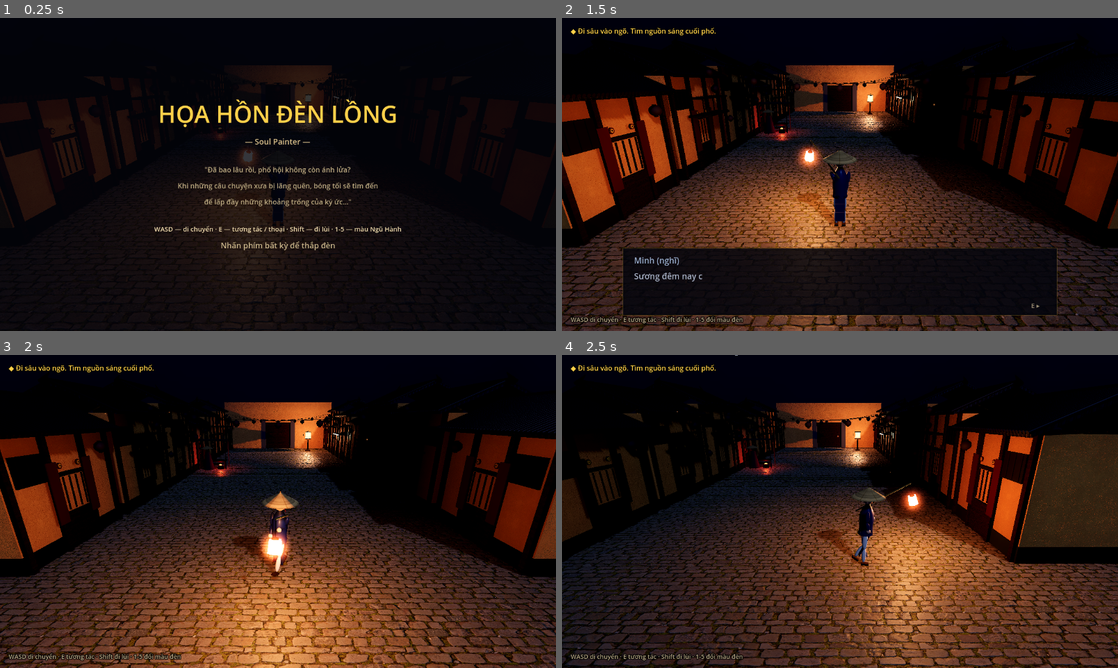
Above: before the commit, frames 1-4 (two rows, left to right).
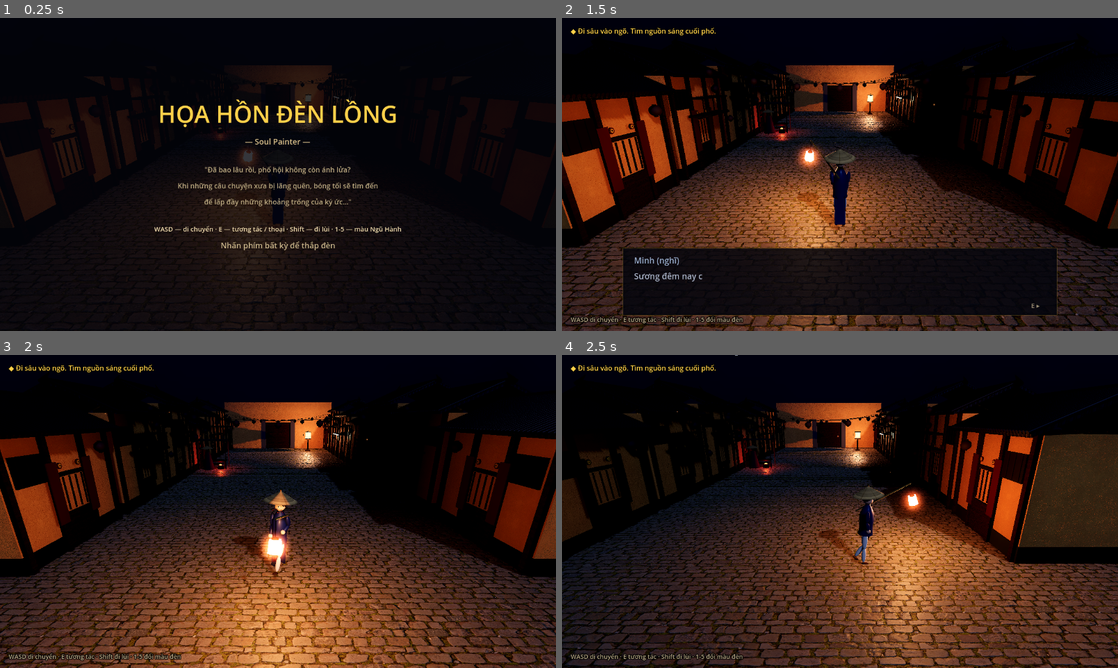
Above: after the commit, the same moments.

Repository: danhnguyenthanh260/hoa-hon-den-long-godot
Game: Godot game, scene res://scenes/main.tscn
Same seed, same stepped clock (60 frames per second), same inputs: the game is played once before the commit and once after it.
Inputs (mouse positions are in pixels of both pictures, inside the frame that each line leads up to):
- Up to frame 1 (0.25 s): no input
- Up to frame 2 (1.5 s): tap Enter at 0.5 s; move the mouse to (962, 158) at 0.52 s; hold D 0.53-1.28 s; hold Shift 0.53-1.28 s; click (962, 158) at 0.67 s; tap Space at 0.77, 1.07 s; move the mouse to (728, 190) at 1.27 s; hold S from 1.28 s (still down); tap 1 at 1.35 s
- Up to frame 3 (2 s): keep holding S; tap Space at 1.52, 1.82 s
- Up to frame 4 (2.5 s): move the mouse to (895, 442) at 2.02 s; release S at 2.03 s; hold D from 2.03 s (still down); tap 2 at 2.1 s

The runs differ from the first frame. In frame 1, less than 0.1% of the frame differs, in the area x 47-51%, y 43-67%; in frame 2, 0.1%; in frame 3, 0.3%, in the area x 42-54%, y 43-72%; in frame 4, 0.1%.

Commit message:
feat(player): full face (eyes/brows/nose/mouth/ears), ribbon-mesh ao dai flaps, rounded sandals, natural pole-grip arm, --chara photo mode (1080p 8-angle turntable + face + walk)

Diff:
--- a/scripts/build.gd
+++ b/scripts/build.gd
@@ -132,6 +132,38 @@
 	var mi := MeshInstance3D.new()
 	mi.mesh = st.commit()
 	mi.position = pos
+	mi.material_override = material
+	parent.add_child(mi)
+	return mi
+
+
+# dải vải mềm: lưới đỉnh cong dần về cuối, normal mịn — cho tà áo, rèm
+static func ribbon(parent: Node3D, width: float, length: float, curve: float, taper: float, material: Material, segs: int = 9) -> MeshInstance3D:
+	var st := SurfaceTool.new()
+	st.begin(Mesh.PRIMITIVE_TRIANGLES)
+	st.set_smooth_group(0)
+	var rows := []
+	for i in range(segs + 1):
+		var t := float(i) / segs
+		var w := width * (1.0 - taper * t) * 0.5
+		rows.append([
+			Vector3(-w, -length * t, curve * length * t * t),
+			Vector3(w, -length * t, curve * length * t * t),
+		])
+	for i in range(segs):
+		var a: Vector3 = rows[i][0]
+		var b: Vector3 = rows[i][1]
+		var c: Vector3 = rows[i + 1][0]
+		var d: Vector3 = rows[i + 1][1]
+		st.add_vertex(a)
+		st.add_vertex(c)
+		st.add_vertex(d)
+		st.add_vertex(a)
+		st.add_vertex(d)
+		st.add_vertex(b)
+	st.generate_normals()
+	var mi := MeshInstance3D.new()
+	mi.mesh = st.commit()
 	mi.material_override = material
 	parent.add_child(mi)
 	return mi
--- a/scripts/main.gd
+++ b/scripts/main.gd
@@ -74,6 +74,8 @@
 		_autoplay()
 	elif args.has("--flow"):
 		_flow_test()
+	elif args.has("--chara"):
+		_chara_shots()
 
 
 func is_play() -> bool:
@@ -419,6 +421,60 @@
 	print("shot: ", path)
 
 
+# ---------- chụp nhân vật full HD: turntable 8 góc + cận mặt + tư thế bước ----------
+func _chara_shots() -> void:
+	get_window().size = Vector2i(1920, 1080)
+	var dir := ProjectSettings.globalize_path("res://shots/chara")
+	DirAccess.make_dir_recursive_absolute(dir)
+	state = State.PLAY
+	ui.hide_intro()
+	free_cam = true
+	camera.fov = 45
+	player.position = Vector3(0, 0, 2)
+	var key_l := OmniLight3D.new()
+	key_l.light_color = Color(1.0, 0.92, 0.8)
+	key_l.light_energy = 2.4
+	key_l.omni_range = 9.0
+	key_l.position = Vector3(1.6, 2.6, 3.6)
+	add_child(key_l)
+	var fill := OmniLight3D.new()
+	fill.light_color = Color(0.5, 0.62, 1.0)
+	fill.light_energy = 1.0
+	fill.omni_range = 9.0
+	fill.position = Vector3(-2.2, 1.6, 0.8)
+	add_child(fill)
+	var rim := OmniLight3D.new()
+	rim.light_color = Color(1.0, 0.75, 0.45)
+	rim.light_energy = 1.4
+	rim.omni_range = 8.0
+	rim.position = Vector3(0.5, 2.4, -2.6)
+	add_child(rim)
+	await get_tree().create_timer(1.0).timeout
+	# turntable 8 góc — nhân vật choán đầy khung 1080p
+	var center: Vector3 = player.position + Vector3(0, 0.95, 0)
+	for i in range(8):
+		var a := TAU * i / 8.0 + PI   # bắt đầu từ chính diện (mặt hướng -z)
+		camera.position = center + Vector3(sin(a) * 2.35, 0.25, cos(a) * 2.35)
+		camera.look_at(center)
+		await get_tree().create_timer(0.35).timeout
+		await _shot(dir + "/turn-%d.png" % i)
+	# cận mặt
+	camera.position = player.position + Vector3(0.18, 1.56, -0.78)
+	camera.look_at(player.position + Vector3(0, 1.56, 0))
+	await get_tree().create_timer(0.4).timeout
+	await _shot(dir + "/face.png")
+	# tư thế bước (góc 3/4)
+	player.force_walk = true
+	camera.position = player.position + Vector3(1.7, 1.15, -1.5)
+	camera.look_at(player.position + Vector3(0, 0.9, 0))
+	await get_tree().create_timer(0.85).timeout
+	await _shot(dir + "/walk.png")
+	await get_tree().create_timer(0.3).timeout
+	await _shot(dir + "/walk2.png")
+	print("CHARA DONE")
+	get_tree().quit()
+
+
 # ---------- flow test: chơi hết 5 chương bằng chính các handler thật (headless) ----------
 func _flow_test() -> void:
 	dialogue.auto_advance = true
--- a/scripts/player.gd
+++ b/scripts/player.gd
@@ -88,50 +88,72 @@
 	_flap_f = _make_flap(0.115)
 	_flap_b = _make_flap(-0.115)
 
-	# ---- đầu: mặt, mắt, tóc, nón lá quai thao ----
+	# ---- đầu: gương mặt đầy đủ, tóc, nón lá quai thao ----
 	_head = Node3D.new()
 	_head.position = Vector3(0, 1.58, 0)
 	_visual.add_child(_head)
-	Build.ball(_head, 0.115, 0.215, Vector3.ZERO, skin)
-	for ex in [-0.042, 0.042]:
-		Build.ball(_head, 0.012, 0.02, Vector3(ex, 0.01, 0.102), Build.mat(Color(0.05, 0.04, 0.04), 0.4))
-	# tóc ôm gáy dưới vành nón
-	var hair_m := Build.ball(_head, 0.115, 0.2, Vector3(0, 0.015, -0.025), hair)
-	hair_m.scale = Vector3(1.04, 0.95, 1.04)
-	# nón lá: chóp thẳng, texture lá cọ, vành + quai
+	var face := Build.ball(_head, 0.115, 0.215, Vector3.ZERO, skin)
+	face.scale = Vector3(0.96, 1.05, 1.0)
+	# mắt: lòng trắng hạnh nhân + con ngươi đen
+	var eye_white := Build.mat(Color(0.93, 0.91, 0.86), 0.25)
+	var pupil_m := Build.mat(Color(0.07, 0.05, 0.04), 0.2)
+	for ex in [-1.0, 1.0]:
+		var ew := Build.ball(_head, 0.02, 0.036, Vector3(ex * 0.046, 0.008, 0.098), eye_white)
+		ew.scale = Vector3(1.25, 0.85, 0.55)
+		Build.ball(_head, 0.0105, 0.02, Vector3(ex * 0.044, 0.006, 0.112), pupil_m)
+		# lông mày mảnh
+		var brow := Build.box(_head, Vector3(0.04, 0.006, 0.008), Vector3(ex * 0.046, 0.042, 0.105), hair)
+		brow.rotation.z = -ex * 0.1
+		# tai
+		var ear := Build.ball(_head, 0.022, 0.042, Vector3(ex * 0.112, -0.005, 0.005), skin)
+		ear.scale = Vector3(0.45, 0.9, 0.7)
+	# mũi
+	var nose := Build.ball(_head, 0.016, 0.03, Vector3(0, -0.018, 0.115), skin)
+	nose.scale = Vector3(0.75, 1.1, 0.85)
+	# miệng
+	var mouth := Build.box(_head, Vector3(0.042, 0.008, 0.01), Vector3(0, -0.06, 0.103), Build.mat(Color(0.6, 0.28, 0.22), 0.5))
+	mouth.rotation.y = 0.0
+	# tóc ôm gáy dưới vành nón + mái lưa thưa trước trán
+	var hair_m := Build.ball(_head, 0.115, 0.2, Vector3(0, 0.02, -0.02), hair)
+	hair_m.scale = Vector3(1.05, 0.92, 1.02)
+	Build.box(_head, Vector3(0.115, 0.014, 0.014), Vector3(0, 0.094, 0.09), hair)
+	# nón lá: chóp thẳng, texture lá cọ — đội cao và ngửa nhẹ để lộ mặt
 	var hat_mat := StandardMaterial3D.new()
 	hat_mat.albedo_texture = Textures.straw()
 	hat_mat.roughness = 0.92
 	hat_mat.cull_mode = BaseMaterial3D.CULL_DISABLED
 	var hat := CylinderMesh.new()
 	hat.top_radius = 0.008
-	hat.bottom_radius = 0.37
-	hat.height = 0.21
+	hat.bottom_radius = 0.34
+	hat.height = 0.2
 	hat.radial_segments = 22
 	var hat_mi := MeshInstance3D.new()
 	hat_mi.mesh = hat
 	hat_mi.material_override = hat_mat
-	hat_mi.position = Vector3(0, 0.155, 0)
+	hat_mi.position = Vector3(0, 0.185, -0.01)
+	hat_mi.rotation.x = -0.1
 	_head.add_child(hat_mi)
-	Build.cyl(_head, 0.012, 0.012, 0.03, Vector3(0, 0.27, 0), Build.mat(Color(0.5, 0.38, 0.2), 0.8), 8)
-	# quai nón hai bên
+	Build.cyl(_head, 0.012, 0.012, 0.03, Vector3(0, 0.295, -0.012), Build.mat(Color(0.5, 0.38, 0.2), 0.8), 8)
+	# quai nón: hai dây ôm má chụm dưới cằm + nơ nhỏ
 	for qx in [-1.0, 1.0]:
-		var strap := Build.cyl(_head, 0.006, 0.006, 0.22, Vector3(qx * 0.1, -0.02, 0.01), Build.mat(Color(0.45, 0.1, 0.1), 0.7), 6)
-		strap.rotation.z = qx * 0.5
-
-	# ---- tay phải ghì sào trên vai (tư thế cố định) ----
+		var strap := Build.cyl(_head, 0.0035, 0.0035, 0.27, Vector3(qx * 0.052, -0.045, 0.062), Build.mat(Color(0.38, 0.08, 0.08), 0.7), 6)
+		strap.rotation.z = qx * 0.82
+		strap.rotation.x = -0.22
+	Build.ball(_head, 0.011, 0.022, Vector3(0, -0.135, 0.075), Build.mat(Color(0.45, 0.1, 0.1), 0.6))
+
+	# ---- tay phải ghì sào trên vai: khuỷu sát thân, bàn tay nắm sào trước vai ----
 	var arm_r := Node3D.new()
-	arm_r.position = Vector3(0.19, 1.34, 0)
-	arm_r.rotation.z = -0.5
-	arm_r.rotation.x = 0.35
+	arm_r.position = Vector3(0.185, 1.36, 0)
+	arm_r.rotation.z = -0.12
+	arm_r.rotation.x = 0.42
 	_visual.add_child(arm_r)
-	Build.ball(arm_r, 0.052, 0.3, Vector3(0, -0.12, 0), _robe_mat)
+	Build.ball(arm_r, 0.05, 0.28, Vector3(0, -0.11, 0), _robe_mat)
 	var elbow_r := Node3D.new()
-	elbow_r.position = Vector3(0, -0.24, 0)
-	elbow_r.rotation.x = -1.85
+	elbow_r.position = Vector3(0, -0.22, 0)
+	elbow_r.rotation.x = -1.5
 	arm_r.add_child(elbow_r)
-	Build.ball(elbow_r, 0.046, 0.26, Vector3(0, -0.1, 0), _robe_mat)
-	Build.ball(elbow_r, 0.05, 0.1, Vector3(0, -0.22, 0), skin)
+	Build.ball(elbow_r, 0.044, 0.24, Vector3(0, -0.09, 0), _robe_mat)
+	Build.ball(elbow_r, 0.048, 0.095, Vector3(0, -0.2, 0), skin)
 
 	# ---- tay trái vung theo nhịp bước ----
 	_arm_swing = Node3D.new()
@@ -209,8 +231,9 @@
 	knee.position = Vector3(0, -0.38, 0)
 	hip.add_child(knee)
 	Build.ball(knee, 0.05, 0.36, Vector3(0, -0.15, 0), linen)  # ống chân
-	var foot := Build.box(knee, Vector3(0.085, 0.045, 0.17), Vector3(0, -0.37, 0.035), sandal)
-	foot.cast_shadow = GeometryInstance3D.SHADOW_CASTING_SETTING_ON
+	# bàn chân + dép bo tròn
+	var foot := Build.ball(knee, 0.05, 0.1, Vector3(0, -0.36, 0.04), sandal)
+	foot.scale = Vector3(0.85, 0.42, 1.75)
 	return hip
 
 
@@ -218,11 +241,8 @@
 	var pivot := Node3D.new()
 	pivot.position = Vector3(0, 0.84, z)
 	_visual.add_child(pivot)
-	# tà áo: tấm mỏng hơi cong (3 đoạn nối)
-	for k in range(3):
-		var seg := Build.box(pivot, Vector3(0.235 - k * 0.012, 0.235, 0.014),
-			Vector3(0, -0.1 - k * 0.205, sign(z) * k * 0.006), _robe_mat)
-		seg.rotation.x = sign(z) * k * 0.04
+	# tà áo: dải vải liền cong mượt, hơi thu nhỏ về đuôi tà
+	Build.ribbon(pivot, 0.26, 0.64, sign(z) * 0.18, 0.14, _robe_mat, 10)
 	return pivot
 
 
